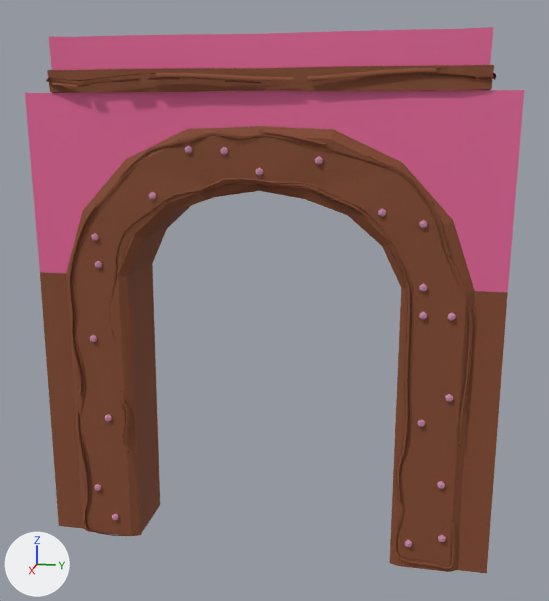
Renders of the FBX model Assets/Models/Luk.fbx from each side of a commit.
Both versions are drawn from a 50 mm camera at (21.79, 4.59, 12.2) aimed at (-0.04, 0.22, 6.74). The axes (+X, +Y, +Z) are drawn at lower left. The lights are the same throughout. Where no turn or scale is listed for an object, it has been applied to the vertices.

In view in the first picture: 'Luk'.
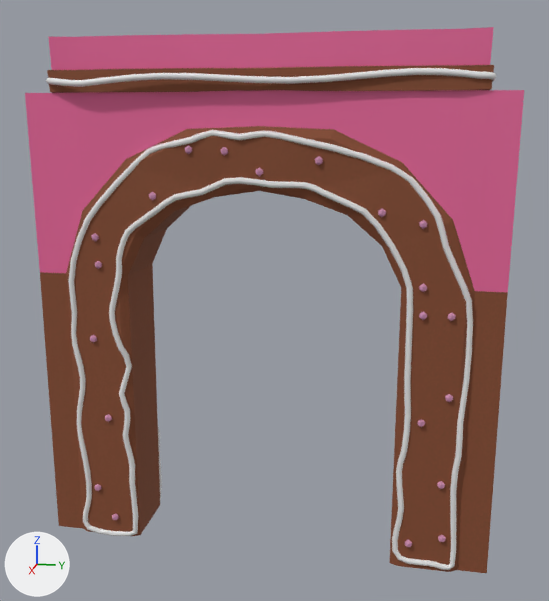
What differs and where, as boxes [x1, y1, x2, y2] in the pictures (549 x 601 px):
part 1 of me_béziercurve_005, recoloured
    before: [46, 68, 496, 569]
    after: [46, 68, 496, 570]

Patch to the scene script:
```diff
--- a/Assets/Models/Luk.fbx.py
+++ b/Assets/Models/Luk.fbx.py
@@ mat_material_012 @@
+mat_material_012 = principled_material('Material.012')
+mat_material_012.base_color = (0.8, 0.8, 0.8)  # white #e7e7e7
@@ me_béziercurve_005 @@
 me_béziercurve_005.from_pydata(...)  # 3946 vertices, 4262 faces; spans x -1.4..1.5, y -6.9..6.9, z -1.1..14.3
 # used by ob_luk; location = (0.0, 0.0, 0.0)
+# me_béziercurve_005 part 1: 3240 of the faces centred in x -1.4..1.5, y -6.2..6.2, z -1.0..13.3 switch from mat_piernik_002 to mat_material_012 (white #e7e7e7)
 me_béziercurve_005.materials.append(mat_material_032)
```
